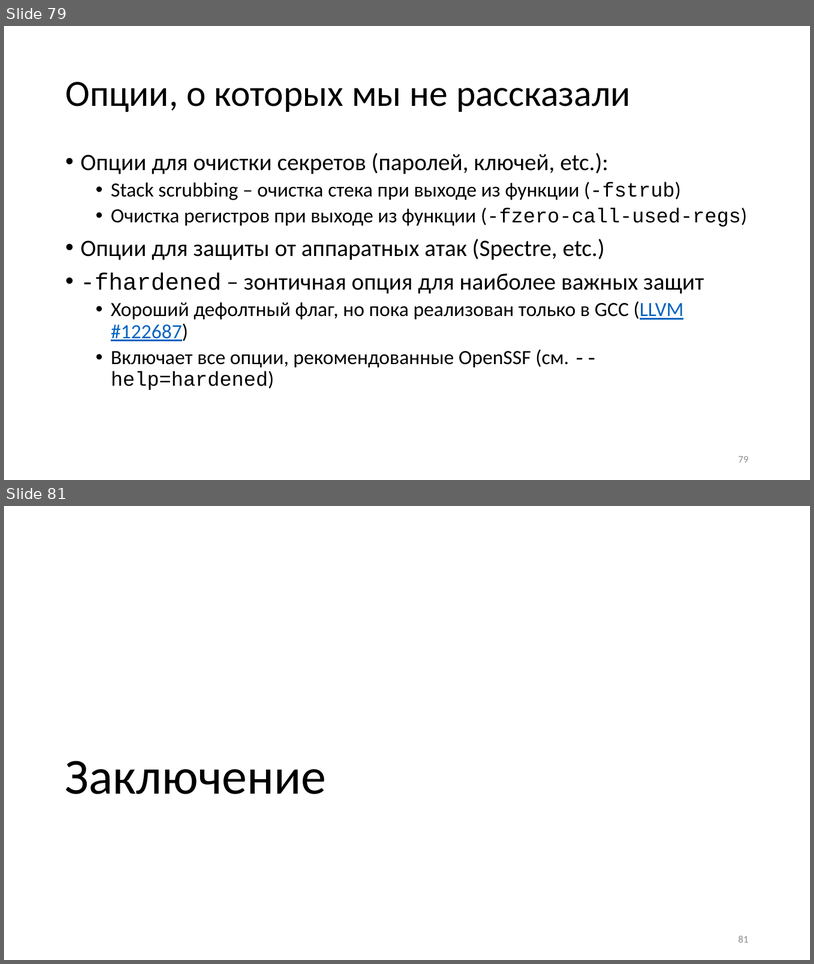
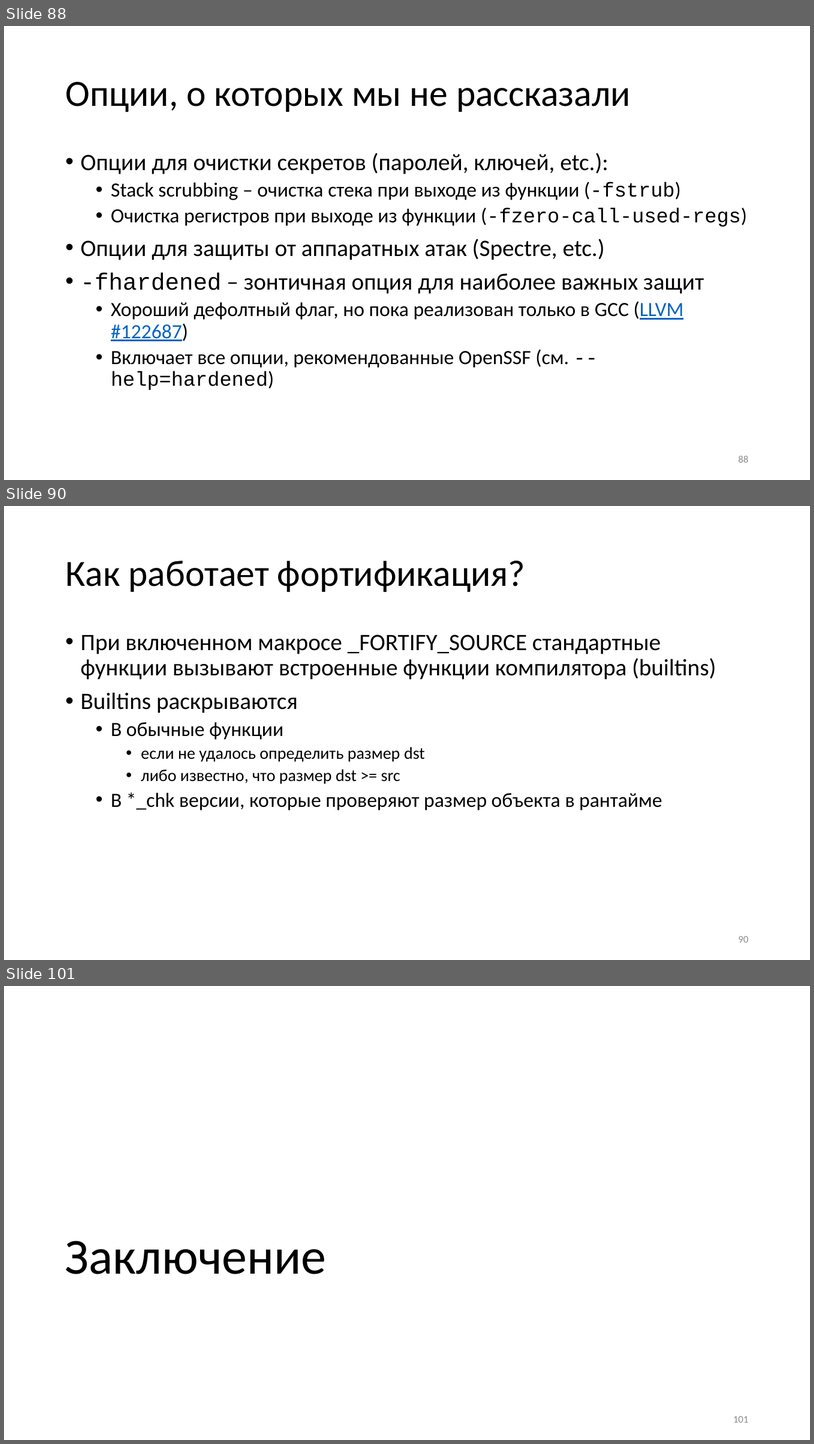
Before and after one commit to yugr/slides, a slide deck: CppZeroCost/2025/RU.pptx. Shown one above the other, each under a label of ours: slides 79 and 81 before the commit, slides 88, 90 and 101 after it; the slides between them are not shown. The pictures are 814x964 and 814x1444 pixels, drawn with LibreOffice and Linux fonts; fonts in the diff are those of the drawing. Boxes give left, top, right and bottom in pixels: in the first picture for what was removed or moved away, otherwise in the second. Text is boxed around its words. In the diff, an @@ line names an element or a change of style, - is before the commit and + after.

```diff
--- a/CppZeroCost/2025/RU.pptx
+++ b/CppZeroCost/2025/RU.pptx
@@ slide 90 added at <box>4,506,810,960</box>, background #FFFFFF @@
@@ title added at <box>65,561,526,592</box>, 44 pt, text #000000 @@
+Как работает фортификация?
@@ text added at <box>81,634,716,810</box>, 28 pt, text #000000 @@
+• При включенном макросе _FORTIFY_SOURCE стандартные функции вызывают встроенные функции компилятора (builtins)
+• Builtins раскрываются
+  • В обычные функции
+    • если не удалось определить размер dst
+    • либо известно, что размер dst >= src
+  • В *_chk версии, которые проверяют размер объекта в рантайме
@@ page number added at <box>738,936,749,942</box>, 12 pt, text #8C8C8C @@
+90
@@ what was slide 79 is now slide 88 @@
@@ page number at <box>738,455,749,462</box>: text changed @@
-79
+88
@@ what was slide 81 is now slide 101 @@
@@ page number at <box>734,1416,749,1422</box>: text changed @@
-81
+101
```
Also in this commit, not shown: 2 slides changed, 20 other slides added, 2 other files.
